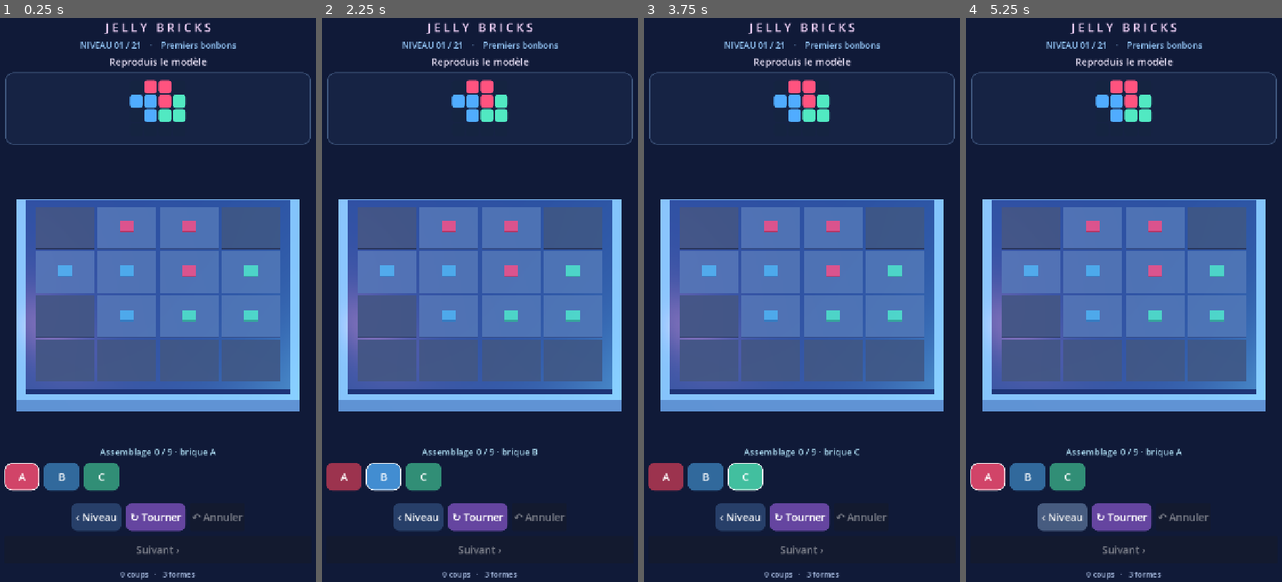
Above: before the commit, frames 1-4 (left to right).
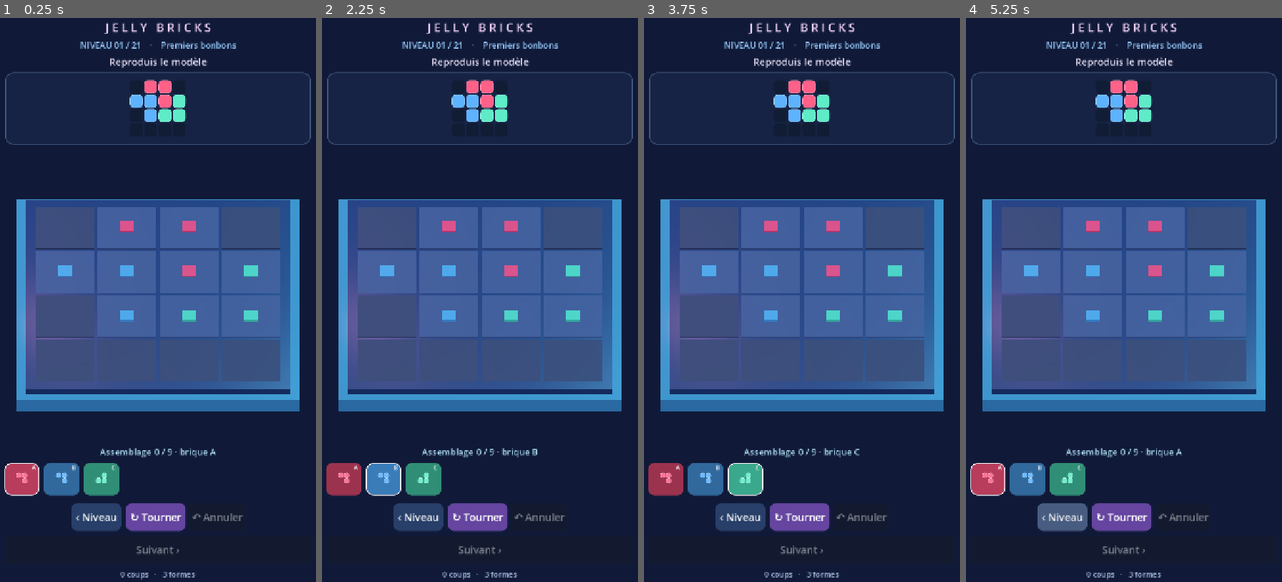
Above: after the commit, the same moments.

Repository: dbrckk/Jelly-bricks
Game: Godot game, scene res://scenes/main.tscn
Same seed, same stepped clock (60 frames per second), same inputs: the game is played once before the commit and once after it.
Inputs (mouse positions are in pixels of both pictures, inside the frame that each line leads up to):
- Up to frame 1 (0.25 s): no input
- Up to frame 2 (2.25 s): click (344, 474) at 0.5 s, where only the run before the commit has a clickable "A"; click (344, 480) at 1.27 s; click (385, 474) at 2 s, where only the run before the commit has a clickable "B"
- Up to frame 3 (3.75 s): click (707, 480) at 2.77 s; click (745, 474) at 3.5 s, where only the run before the commit has a clickable "C"
- Up to frame 4 (5.25 s): click (1067, 480) at 4.27 s; click "‹ Niveau" at 5 s

The runs differ from the first frame. In frame 1, 12% of the frame differs, in the area x 1-95%, y 10-85%; in frame 2, 12%; in frame 3, 11%; in frame 4, 12%.

Commit message:
ux(native): display actual jelly polyomino thumbnails, polished target candy cells and subtle studio board

Diff:
--- a/native-godot/scripts/game_root.gd
+++ b/native-godot/scripts/game_root.gd
@@ -311,8 +311,13 @@
             var symbol := row_string.substr(c, 1)
             var box := Panel.new()
             box.custom_minimum_size = Vector2(pixel, pixel)
-            var tint: Color = Color(PALETTE[symbol]) if PALETTE.has(symbol) else Color("#152441")
-            box.add_theme_stylebox_override("panel", _flat_style(tint, 7))
+            var colored := PALETTE.has(symbol)
+            var tint: Color = Color(PALETTE[symbol]) if colored else Color("#111c35")
+            var style := _flat_style(tint.lightened(.08) if colored else tint, 7)
+            if colored:
+                style.border_color = tint.lightened(.35)
+                style.set_border_width_all(1)
+            box.add_theme_stylebox_override("panel", style)
             box.mouse_filter = Control.MOUSE_FILTER_IGNORE
             model_grid.add_child(box)
 
@@ -334,17 +339,17 @@
     for child in ghost.get_children():
         child.queue_free()
     var rim := _box_mesh(Vector3(size + 0.55, 0.25, size + 0.55),
-        Color("#507aab"), .23)
+        Color("#285878"), .17)
     rim.position.y = -0.22
     board.add_child(rim)
     var platform := _box_mesh(Vector3(size + .28, .25, size + .28),
-        Color("#1a2d55"), .43)
+        Color("#112443"), .48)
     platform.position.y = -0.12
     board.add_child(platform)
     for r in range(size):
         for c in range(size):
             var square := _box_mesh(Vector3(.935, .016, .935),
-                Color("#22375b") if wanted.has(Vector2i(r,c)) else Color("#15243d"), .81)
+                Color("#182b4b") if wanted.has(Vector2i(r,c)) else Color("#101e37"), .82)
             square.position = Vector3(c + .5 - size / 2.0,
                 .022, r + .5 - size / 2.0)
             board.add_child(square)
@@ -554,12 +559,44 @@
     ids.sort()
     for candidate in ids:
         var id := String(candidate)
-        var btn := _button(id, Color(PALETTE[id]).darkened(
-            0.39 if not placements.has(id) else 0.71))
-        btn.custom_minimum_size.x = 79
+        var tint := Color(PALETTE[id])
+        var btn := _button("", tint.darkened(
+            .39 if not placements.has(id) else .72))
+        btn.custom_minimum_size = Vector2(79, 73)
         if id == selected_id:
             btn.add_theme_stylebox_override("normal", _flat_style(
-                Color(PALETTE[id]).darkened(.18), 17, Color.WHITE))
+                tint.darkened(.28), 16, Color("#fdfaff")))
+        var miniature := Control.new()
+        miniature.name = "ShapeThumbnail"
+        miniature.set_anchors_and_offsets_preset(Control.PRESET_FULL_RECT)
+        miniature.mouse_filter = Control.MOUSE_FILTER_IGNORE
+        btn.add_child(miniature)
+        var cells: Array = pieces[id]
+        var widest := 0
+        var highest := 0
+        for cell in cells:
+            widest = maxi(widest, cell.y + 1)
+            highest = maxi(highest, cell.x + 1)
+        var unit := minf(12.5, minf(58.0 / float(maxi(widest, 1)),
+            43.0 / float(maxi(highest, 1))))
+        var start_x := (79.0 - float(widest) * unit) * .5
+        var start_y := (58.0 - float(highest) * unit) * .5 + 5.0
+        for cell in cells:
+            var tile := Panel.new()
+            tile.position = Vector2(start_x + float(cell.y) * unit,
+                start_y + float(cell.x) * unit)
+            tile.size = Vector2(unit - .8, unit - .8)
+            var style := _flat_style(tint.lightened(.18), 3,
+                tint.lightened(.52))
+            style.set_border_width_all(1)
+            tile.add_theme_stylebox_override("panel", style)
+            tile.mouse_filter = Control.MOUSE_FILTER_IGNORE
+            miniature.add_child(tile)
+        var caption := _label(id, 13, Color(1, 1, 1, .92))
+        caption.position = Vector2(58, 2)
+        caption.size = Vector2(17, 19)
+        caption.mouse_filter = Control.MOUSE_FILTER_IGNORE
+        miniature.add_child(caption)
         btn.pressed.connect(func(): _select_piece(id))
         tray.add_child(btn)
 
